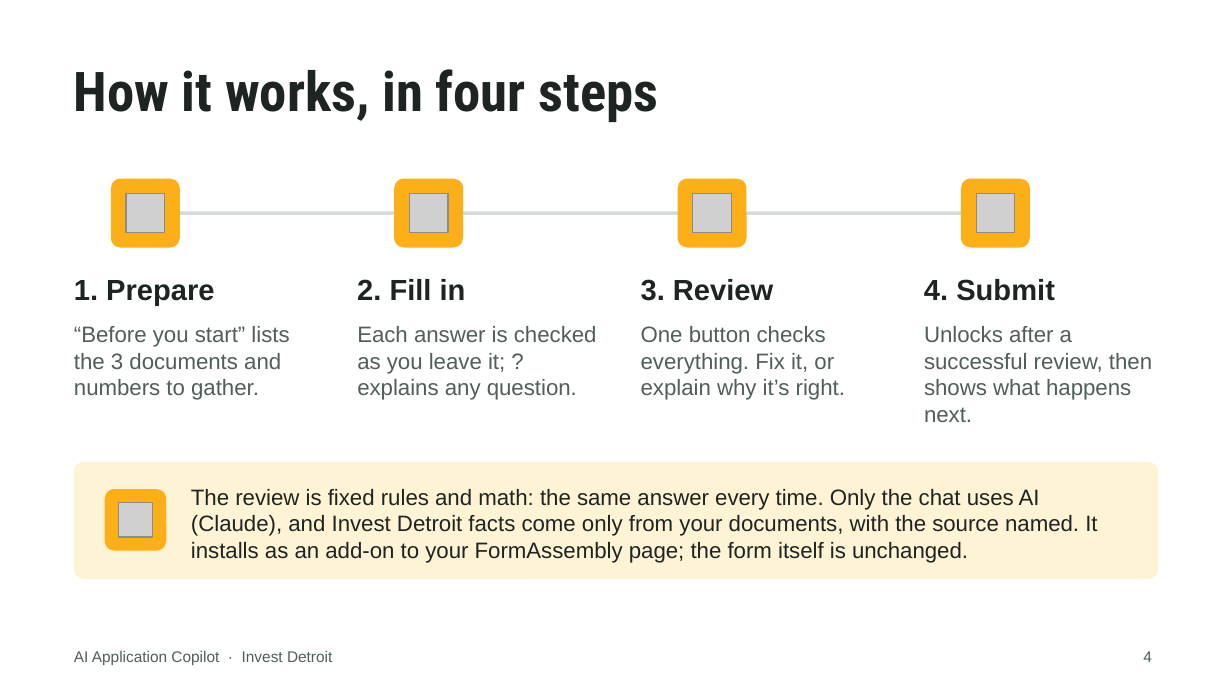
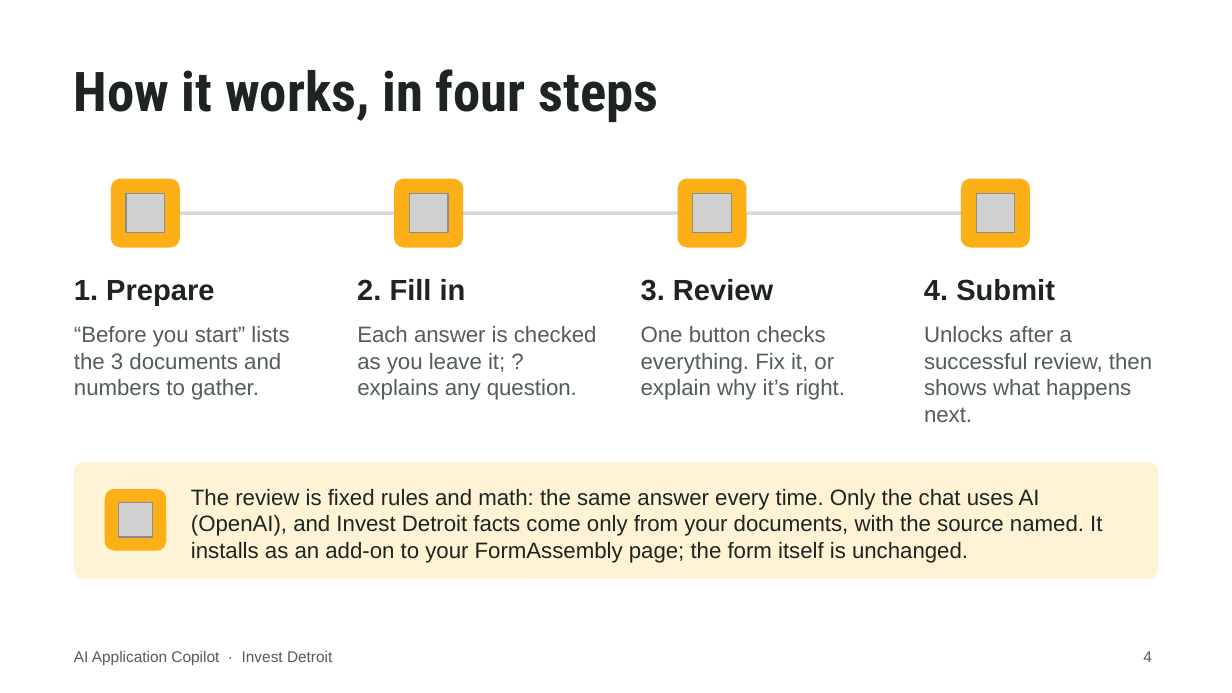
Before and after one commit to Ross-Business-Tech/Invest-Detroit-Project-1, a slide deck: slide 4 of docs/slides/Invest-Detroit-Copilot-Client-Deck.pptx. Drawn at 1232x693 pixels with LibreOffice and Linux fonts; fonts in the diff are those of the drawing; grey boxes stand for pictures; background and template pictures are left out. Boxes give left, top, right and bottom in pixels: in the first picture for what was removed or moved away, otherwise in the second. Text is boxed around its words. In the diff, an @@ line names an element or a change of style, - is before the commit and + after.

```diff
--- a/docs/slides/Invest-Detroit-Copilot-Client-Deck.pptx
+++ b/docs/slides/Invest-Detroit-Copilot-Client-Deck.pptx
@@ text at bbox=[191, 489, 1102, 563]: text changed @@
-The review is fixed rules and math: the same answer every time. Only the chat uses AI (Claude), and Invest Detroit facts come only from your documents, with the source named. It installs as an add-on to your FormAssembly page; the form itself is unchanged.
+The review is fixed rules and math: the same answer every time. Only the chat uses AI (OpenAI), and Invest Detroit facts come only from your documents, with the source named. It installs as an add-on to your FormAssembly page; the form itself is unchanged.
```
Also in this commit, not shown: 3 other slides changed, 7 other files.
